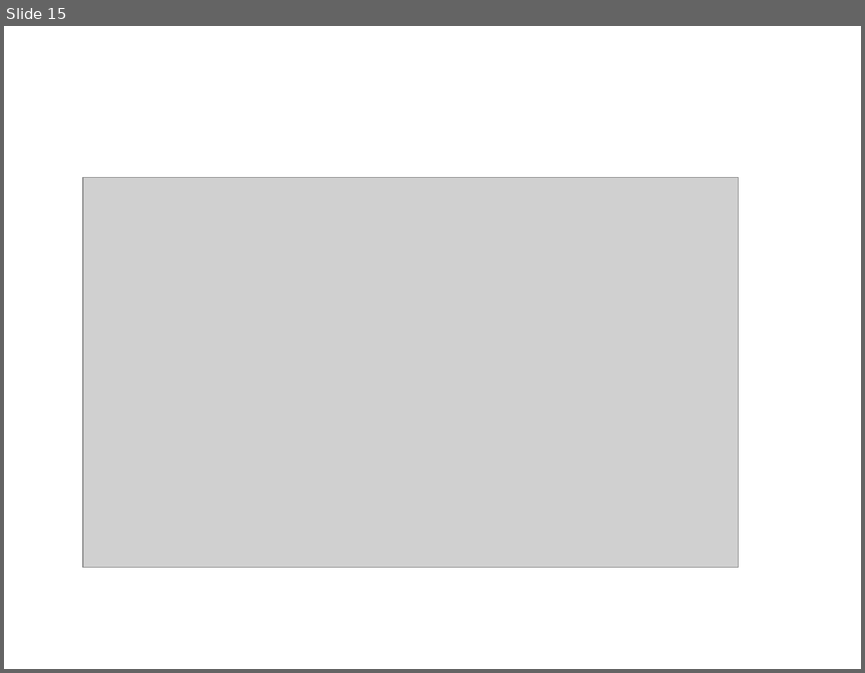
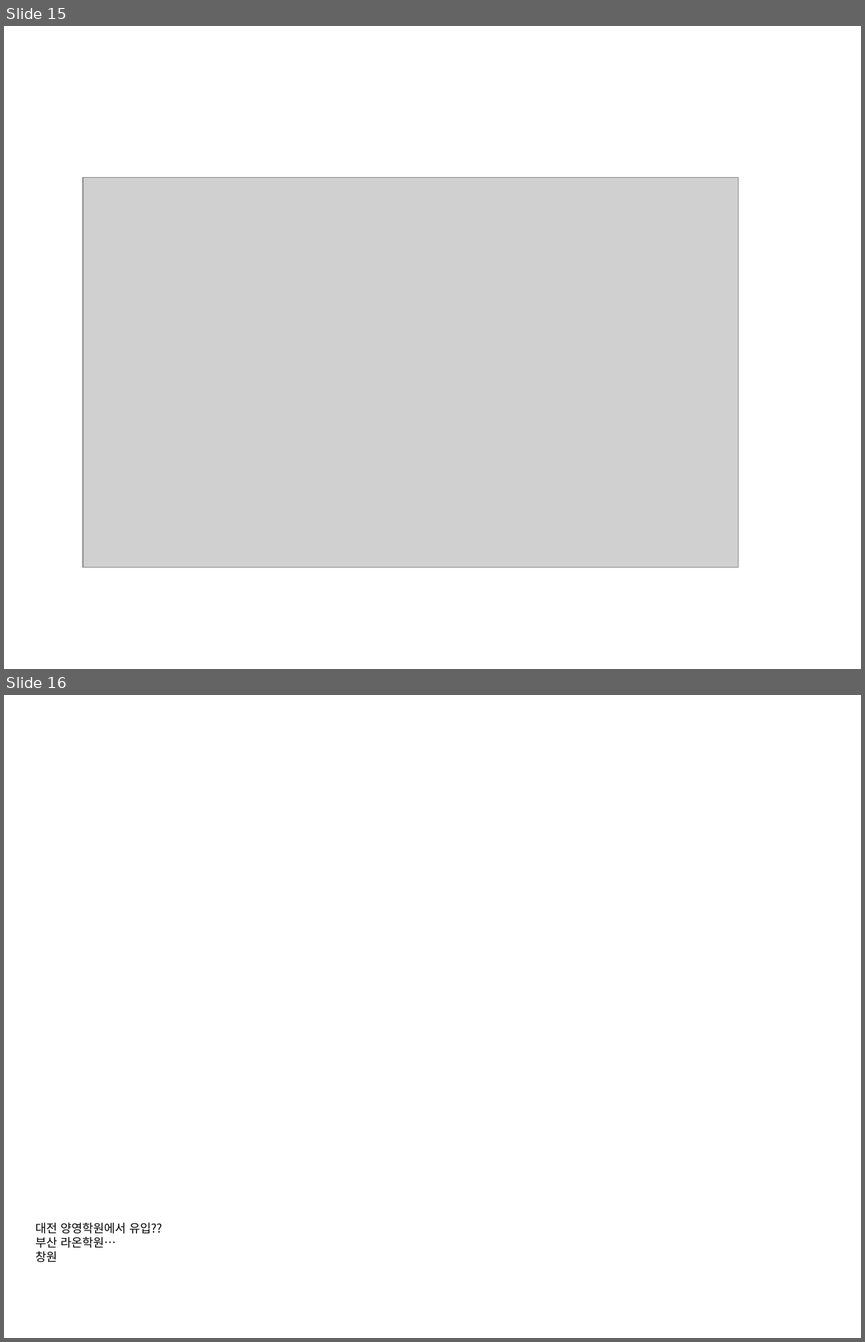
Before and after one commit to naxvinci/marketing, a slide deck: marketing_insights_GA.pptx. Shown one above the other, each under a label of ours: slide 15 before the commit, slides 15 and 16 after it. The pictures are 865x673 and 865x1342 pixels, drawn with LibreOffice and Linux fonts; fonts in the diff are those of the drawing; grey boxes stand for pictures. Boxes give left, top, right and bottom in pixels: in the first picture for what was removed or moved away, otherwise in the second. Text is boxed around its words. In the diff, an @@ line names an element or a change of style, - is before the commit and + after.

```diff
--- a/marketing_insights_GA.pptx
+++ b/marketing_insights_GA.pptx
@@ slide 16 added at (x1=4, y1=695, x2=861, y2=1338), background #FFFFFF @@
@@ text added at (x1=36, y1=1222, x2=163, y2=1262), 10 pt, text #000000 @@
+대전 양영학원에서 유입??
+부산 라온학원…
+창원
```
Also in this commit, not shown: 3 other files.
